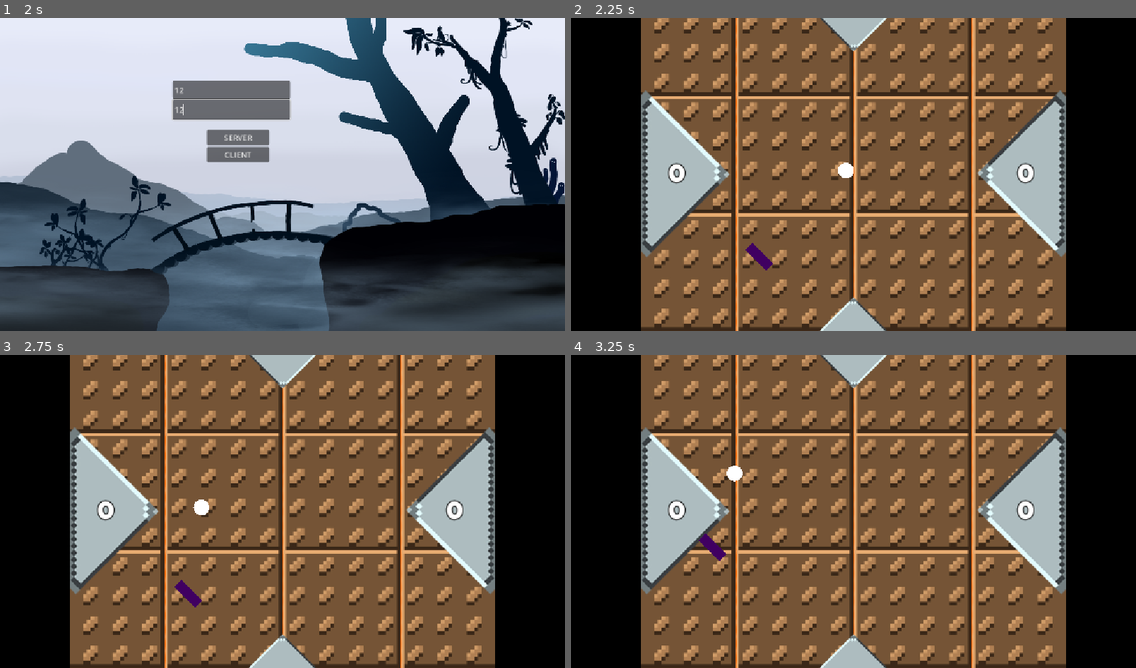
Above: before the commit, frames 1-4 (two rows, left to right).
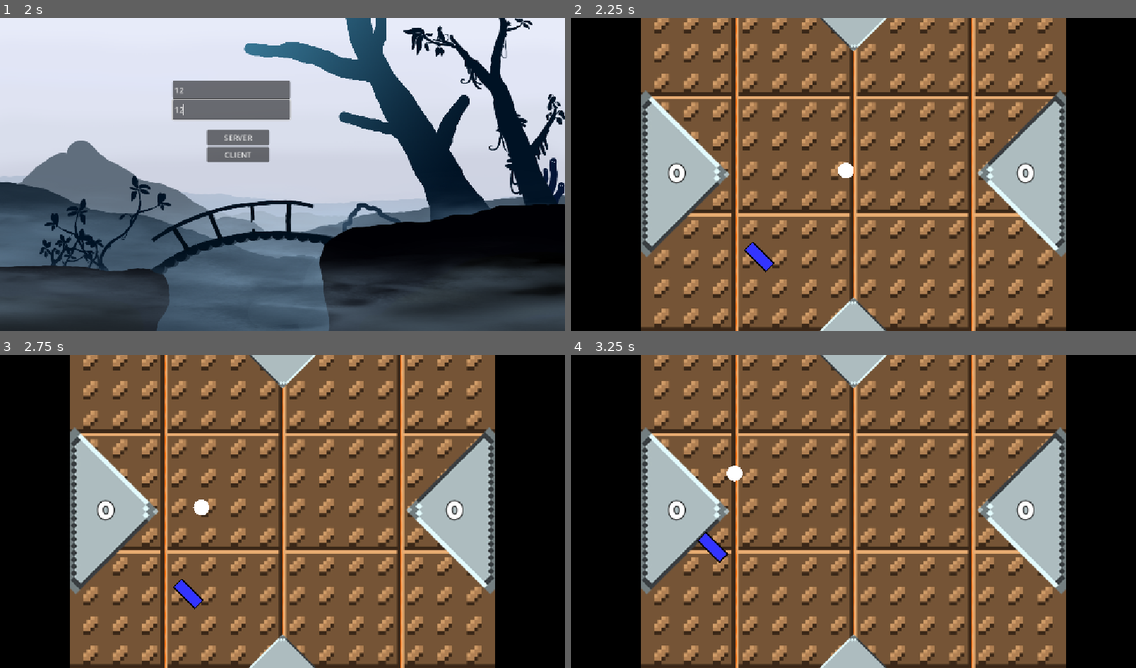
Above: after the commit, the same moments.

Repository: OskarSJ1337/GodotGame
Game: Godot game, scene res://scenes/menus/main_menu.tscn
Two runs of this game, one before a commit and one after it. Both use one fixed random seed, a clock stepped at 60 frames per second and the inputs below.
Inputs (mouse positions are in pixels of both pictures, inside the frame that each line leads up to):
- Up to frame 1 (2 s): click "Start" at 0.5 s; click (231, 89) at 1.27 s; type "12" at 1.35 s; click (231, 108) at 1.5 s; type "12" at 1.58 s
- Up to frame 2 (2.25 s): click "CLIENT" at 2 s
- Up to frame 3 (2.75 s): no input
- Up to frame 4 (3.25 s): hold W (up) from 2.78 s (still down)

Frame 1 is identical in both runs. In frame 2, 0.2% of the frame differs, in the area x 30-36%, y 71-82%; in frame 3, 0.2%; in frame 4, 0.2%, in the area x 22-28%, y 56-67%.

Commit message:
Random color on paddle

Diff:
--- a/scenes/battle/ball.gd
+++ b/scenes/battle/ball.gd
@@ -1,13 +1,15 @@
 extends CharacterBody2D
 
-const speed := 5.0
+const start_speed := 5.0
+const ACCELERATION : int = 5
+var dir : Vector2
 
 func _draw():
 	draw_circle(Vector2.ZERO, $CollisionShape2D.shape.radius, Color.WHITE)
 
 # Called when the node enters the scene tree for the first time.
 func _ready() -> void:
-	velocity = Vector2(-speed,0)
+	velocity = Vector2(-start_speed,0)
 	# Sätter så bara servern kör bollen
 	set_multiplayer_authority(1)
 
@@ -15,6 +17,13 @@
 	# start position
 	position.x = 576
 	position.y = 312
+	dir = random_direction()
+
+func random_direction():
+	var new_dir := Vector2()
+	new_dir.x = [1, -1].pick_random()
+	new_dir.y = randf_range(-1, 1)
+	return new_dir.normalized()
 
 
 func _physics_process(delta: float) -> void:
--- a/scenes/battle/paddle.tscn
+++ b/scenes/battle/paddle.tscn
@@ -15,9 +15,15 @@
 script = ExtResource("1_f4eew")
 
 [node name="Sprite2D" type="Sprite2D" parent="." unique_id=1579566708]
-modulate = Color(0.63018167, 0.00030197232, 0.6326523, 1)
 position = Vector2(0, -2.3841858e-07)
 scale = Vector2(0.15624999, 0.46874997)
+
+[node name="ColorRect2" type="ColorRect" parent="Sprite2D" unique_id=428332546]
+offset_left = -83.19995
+offset_top = -68.26668
+offset_right = 83.20007
+offset_bottom = 68.26665
+color = Color(0, 0, 0, 1)
 
 [node name="ColorRect" type="ColorRect" parent="Sprite2D" unique_id=1274206318]
 offset_left = -64.0
--- a/scripts/systems/high_level_multiplayer_spawner.gd
+++ b/scripts/systems/high_level_multiplayer_spawner.gd
@@ -2,7 +2,7 @@
 
 @export var network_player : PackedScene
 const SPAWN_POSITIONS:= [Vector2(384,488), Vector2(792,112)]
-const PADDLE_COLORS:= [Color.REBECCA_PURPLE, Color.BLUE]
+#const PADDLE_COLORS:= [Color.REBECCA_PURPLE, Color.BLUE]
 const PADDLE_ROTATION:= [315.0, 135.0]
 var spawn_order := 0
 
@@ -23,7 +23,7 @@
 	spawn({
 		"id": id,
 		"position": SPAWN_POSITIONS[spawn_order],
-		"color": PADDLE_COLORS[spawn_order],
+		"color": Color.from_hsv(randf(), 0.8, 1.0),
 		"rotation": PADDLE_ROTATION[spawn_order]
 	})
 	spawn_order += 1
